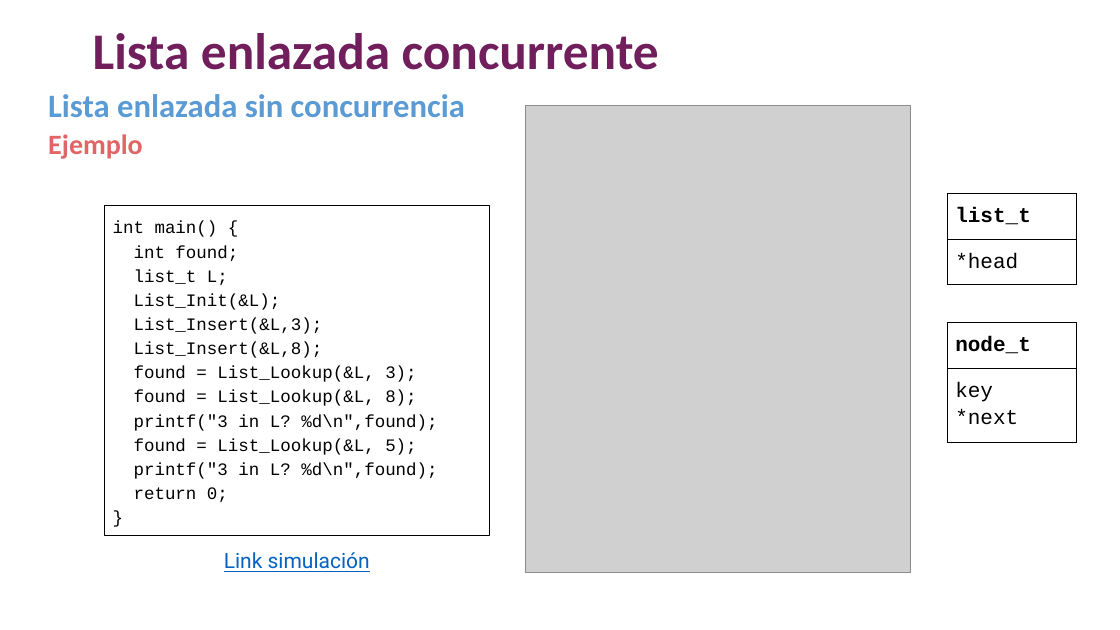
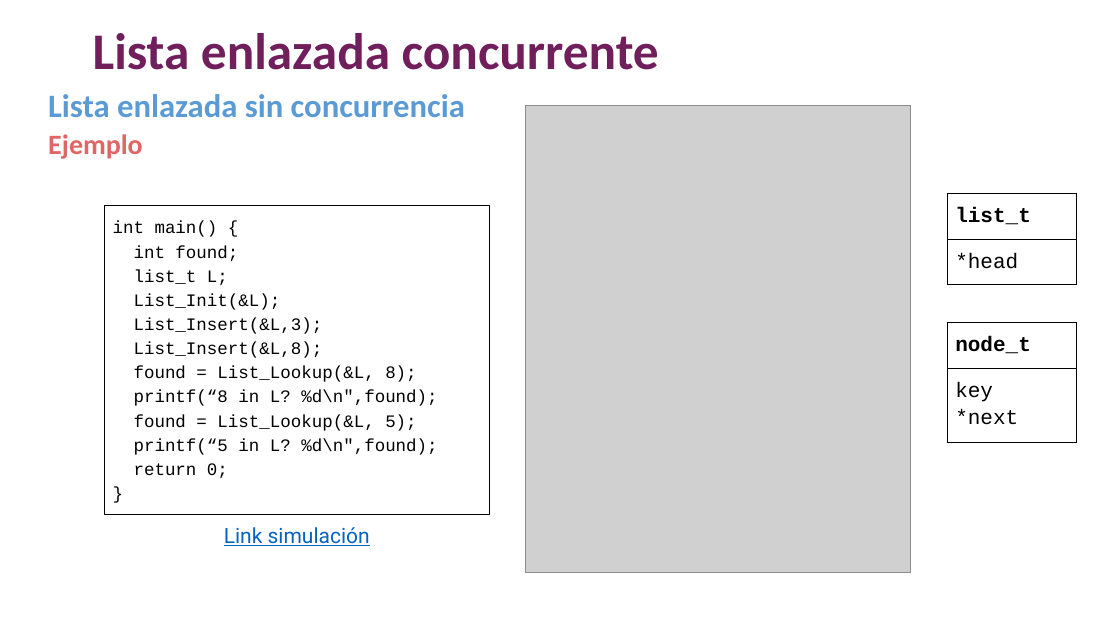
Before and after one commit to udea-so/apuntes_2026-2_SO-virtual, a slide deck: slide 28 of clase_16/SO_apuntes_clase_16.pptx. Drawn at 1120x630 pixels with LibreOffice and Linux fonts; fonts in the diff are those of the drawing; grey boxes stand for pictures. Boxes give left, top, right and bottom in pixels: in the first picture for what was removed or moved away, otherwise in the second. Text is boxed around its words. In the diff, an @@ line names an element or a change of style, - is before the commit and + after.

```diff
--- a/clase_16/SO_apuntes_clase_16.pptx
+++ b/clase_16/SO_apuntes_clase_16.pptx
@@ rectangle "int main() {": place and size @@
-rectangle "int main() {" at [104,205,490,536]
+rectangle "int main() {" at [104,205,490,515]
@@ text in rectangle at [134,366,416,382]: paragraph removed @@
-found = List_Lookup(&L, 3);
@@ text in rectangle at [134,390,437,406]: text changed @@
-printf("3 in L? %d\n",found);
+printf(“8 in L? %d\n",found);
@@ text in rectangle at [134,439,437,455]: text changed @@
-printf("3 in L? %d\n",found);
+printf(“5 in L? %d\n",found);
@@ text "Link simulación": place and size @@
-text "Link simulación" at [224,552,370,572]
+text "Link simulación" at [224,527,370,546]
```
Also in this commit, not shown: 3 other files.
